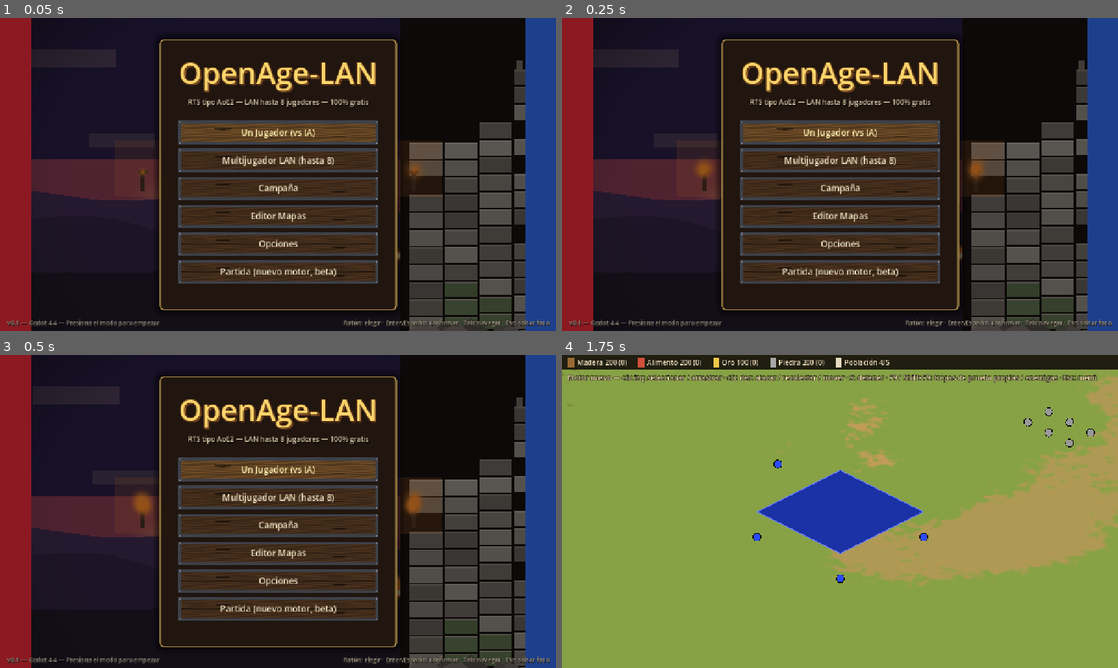
Above: before the commit, frames 1-4 (two rows, left to right).
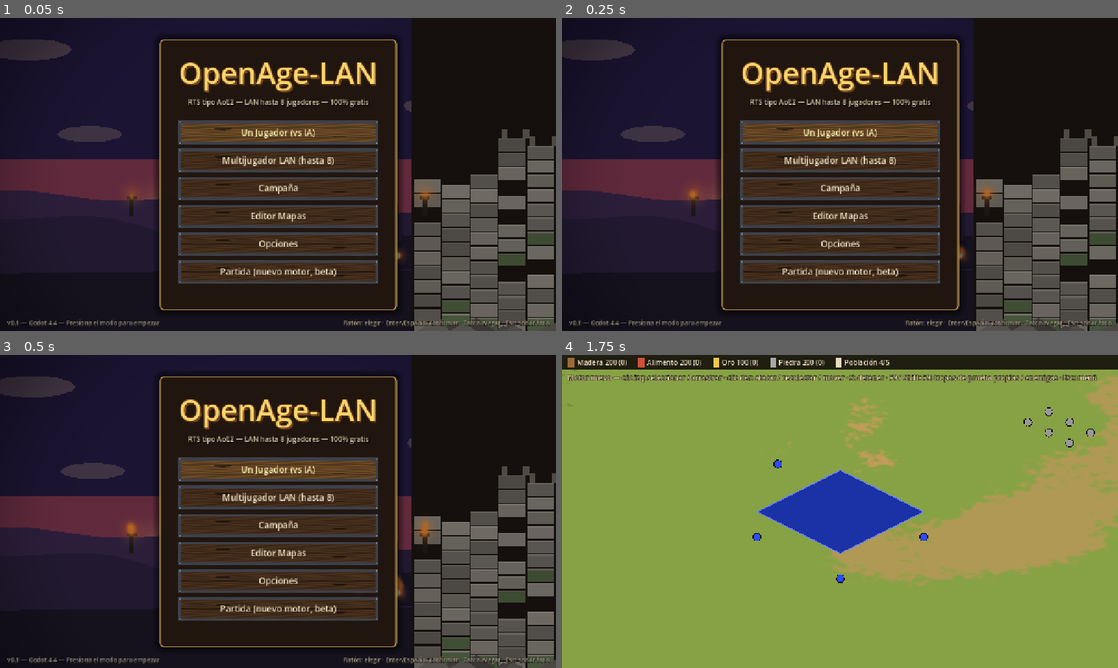
Above: after the commit, the same moments.

Repository: FelipeDiazAimar/OpenAge2
Game: Godot game, scene res://ui/menus/MainMenu.tscn
Two runs of this game, one before a commit and one after it. Both use one fixed random seed, a clock stepped at 60 frames per second and the inputs below.
Inputs (mouse positions are in pixels of both pictures, inside the frame that each line leads up to):
- Up to frame 1 (0.05 s): no input
- Up to frame 2 (0.25 s): no input
- Up to frame 3 (0.5 s): no input
- Up to frame 4 (1.75 s): click "Partida (nuevo motor, beta)" at 0.5 s; tap Enter at 1.25 s; move the mouse to (962, 495) at 1.27 s; hold D from 1.28 s (still down); hold A (attack_move) from 1.28 s (still down); click (962, 495) at 1.42 s

The runs differ from the first frame. In frame 1, 22% of the frame differs, in the area x 0-100%, y 0-100%; in frame 2, 22%; in frame 3, 22%; in frame 4, nothing differs.

Commit message:
Menu refinado: sin pilares, nubes suaves, muro bajo calido, antorchas finas, titulo limpio

Diff:
--- a/ui/menus/MainMenu.gd
+++ b/ui/menus/MainMenu.gd
@@ -134,29 +134,50 @@
 	MenuStyle.aplicar_boton(btn)
 
 func _asegurar_estandartes() -> void:
-	# Tiñe los estandartes del TSCN o los crea si faltan.
-	var izq := get_node_or_null("LeftBanner") as ColorRect
-	var der := get_node_or_null("RightBanner") as ColorRect
-	if izq == null:
-		izq = MenuStyle.banner_carmesi(MenuStyle.CARMESI)
-		izq.name = "LeftBanner"
-		izq.set_anchors_preset(Control.PRESET_LEFT_WIDE)
-		izq.offset_right = 72.0
-		add_child(izq)
-		move_child(izq, 1)
+	# Estandartes heráldicos colgados (no pilares): paño oscuro arriba con
+	# dobladillo dorado. Sobrios para no competir con el panel central.
+	_hacer_estandarte("LeftBanner", true, Color(0.36, 0.07, 0.09))
+	_hacer_estandarte("RightBanner", false, Color(0.10, 0.15, 0.33))
+
+
+func _hacer_estandarte(nombre: String, izquierda: bool, color: Color) -> void:
+	# Reutiliza el nodo del TSCN si existe; si no, lo crea colgado arriba.
+	var viejo := get_node_or_null(nombre) as ColorRect
+	if viejo != null:
+		viejo.queue_free()
+	var paño := ColorRect.new()
+	paño.name = nombre
+	paño.color = color
+	paño.mouse_filter = Control.MOUSE_FILTER_IGNORE
+	if izquierda:
+		paño.set_anchors_preset(Control.PRESET_TOP_LEFT)
+		paño.offset_left = 26.0
+		paño.offset_right = 72.0
 	else:
-		izq.color = MenuStyle.CARMESI
-		izq.mouse_filter = Control.MOUSE_FILTER_IGNORE
-	if der == null:
-		der = MenuStyle.banner_carmesi(Color(0.12, 0.25, 0.55))
-		der.name = "RightBanner"
-		der.set_anchors_preset(Control.PRESET_RIGHT_WIDE)
-		der.offset_left = -72.0
-		add_child(der)
-		move_child(der, 2)
-	else:
-		der.color = Color(0.12, 0.25, 0.55)
-		der.mouse_filter = Control.MOUSE_FILTER_IGNORE
+		paño.set_anchors_preset(Control.PRESET_TOP_RIGHT)
+		paño.offset_left = -72.0
+		paño.offset_right = -26.0
+	paño.offset_top = 0.0
+	paño.anchor_bottom = 0.40
+	paño.offset_bottom = 0.0
+	add_child(paño)
+	move_child(paño, 1)
+	# Dobladillo dorado abajo + franja central oscura para dar forma.
+	var dob := ColorRect.new()
+	dob.color = Color(0.72, 0.58, 0.30)
+	dob.set_anchors_preset(Control.PRESET_BOTTOM_WIDE)
+	dob.offset_top = -12.0
+	dob.mouse_filter = Control.MOUSE_FILTER_IGNORE
+	paño.add_child(dob)
+	var faja := ColorRect.new()
+	faja.color = Color(0, 0, 0, 0.25)
+	faja.anchor_left = 0.5
+	faja.anchor_right = 0.5
+	faja.offset_left = -7.0
+	faja.offset_right = 7.0
+	faja.anchor_bottom = 1.0
+	faja.mouse_filter = Control.MOUSE_FILTER_IGNORE
+	paño.add_child(faja)
 
 func _asegurar_version_y_hints() -> void:
 	# Versión abajo a la izquierda, siempre visible.
--- a/ui/menus/MainMenu.tscn
+++ b/ui/menus/MainMenu.tscn
@@ -35,7 +35,7 @@
 anchor_bottom = 1.0
 grow_horizontal = 2
 grow_vertical = 2
-color = Color(0.05, 0.03, 0.02, 0.45)
+color = Color(0.05, 0.03, 0.02, 0.30)
 
 [node name="LeftBanner" type="ColorRect" parent="."]
 layout_mode = 1
@@ -85,9 +85,9 @@
 theme_override_colors/font_color = Color(1, 0.84, 0.42, 1)
 theme_override_colors/font_outline_color = Color(0.25, 0.12, 0.05, 1)
 theme_override_colors/font_shadow_color = Color(0, 0, 0, 0.9)
-theme_override_constants/outline_size = 8
-theme_override_constants/shadow_offset_x = 3
-theme_override_constants/shadow_offset_y = 3
+theme_override_constants/outline_size = 4
+theme_override_constants/shadow_offset_x = 2
+theme_override_constants/shadow_offset_y = 2
 theme_override_font_sizes/font_size = 68
 text = "OpenAge-LAN"
 horizontal_alignment = 1
--- a/ui/menus/MenuBackdrop.gd
+++ b/ui/menus/MenuBackdrop.gd
@@ -44,13 +44,14 @@
 var _alto := 720.0
 # Muralla en ruinas al frente (se reconstruye con el tamaño en _layout).
 var _ruina: Node2D
-var _halo_muro_izq: ColorRect
-var _halo_muro_der: ColorRect
+var _halo_muro_izq: TextureRect
+var _halo_muro_der: TextureRect
 # Bases para el parallax (se recolocan con el tamaño en _layout).
 var _lejos_base := Vector2.ZERO
 var _medias_base := Vector2.ZERO
-var _nubes: Array[ColorRect] = []
+var _nubes: Array[Node2D] = []
 var _nube_vel: Array[float] = []
+var _nube_ancho: Array[float] = []
 # Bandada ocasional: cruza el cielo en formación de V y se esconde.
 var _bandada_activa := false
 var _bandada_t := 3.0
@@ -61,13 +62,21 @@
 
 
 func _ready() -> void:
-	# Recoge nubes y aves hijas para animarlas por código.
+	# Las nubes del TSCN son cajas: se ocultan y se reemplazan por elipses
+	# suaves del mismo tamaño y color para que no se vean recortes.
 	for c in _nubes_nodo.get_children():
 		var r := c as ColorRect
-		if r != null:
-			_nubes.append(r)
-			# Las nubes grandes van "delante": derivan más deprisa.
-			_nube_vel.append(9.0 + r.size.x * 0.05)
+		if r == null:
+			continue
+		var el := Polygon2D.new()
+		el.polygon = _elipse(Vector2.ZERO, r.size.x * 0.5, r.size.y * 0.62, 14)
+		el.color = Color(r.color.r, r.color.g, r.color.b, minf(1.0, r.color.a * 1.6))
+		el.position = r.position + r.size * 0.5
+		_nubes_nodo.add_child(el)
+		_nubes.append(el)
+		_nube_ancho.append(r.size.x)
+		_nube_vel.append(9.0 + r.size.x * 0.05)
+		r.visible = false
 	for b in _pajaros_nodo.get_children():
 		var l := b as Line2D
 		if l != null:
@@ -119,7 +128,7 @@
 	_castillo.scale = Vector2(k, k)
 	# Nubes repartidas por el cielo (conservan su tamaño de la escena).
 	for i in _nubes.size():
-		var n: ColorRect = _nubes[i]
+		var n: Node2D = _nubes[i]
 		n.position = Vector2(fmod(float(i) * 0.37 + 0.05, 1.0) * w, h * (0.10 + 0.09 * float(i)))
 	# La bandada usa los bordes actuales; empieza oculta.
 	if not _bandada_activa:
@@ -134,10 +143,10 @@
 	_medias.position.x = _medias_base.x + sin(_t * 0.08 + 1.7) * 22.0
 	# Nubes a la deriva; al salir por la derecha reentran por la izquierda.
 	for i in _nubes.size():
-		var n: ColorRect = _nubes[i]
+		var n: Node2D = _nubes[i]
 		n.position.x += _nube_vel[i] * delta
-		if n.position.x > _ancho + 60.0:
-			n.position.x = -n.size.x - 60.0
+		if n.position.x - _nube_ancho[i] * 0.5 > _ancho + 60.0:
+			n.position.x = -_nube_ancho[i] * 0.5 - 60.0
 			n.position.y = _alto * randf_range(0.08, 0.42)
 	_actualizar_pajaros(delta)
 	# Banderas ondeando desde el mástil (su origen está en el borde del palo).
@@ -147,9 +156,9 @@
 	_halo_izq.modulate.a = 0.70 + 0.30 * (0.5 + 0.5 * sin(_t * 11.0) * sin(_t * 5.3 + 0.7))
 	_halo_der.modulate.a = 0.70 + 0.30 * (0.5 + 0.5 * sin(_t * 12.3 + 2.0) * sin(_t * 4.7 + 1.1))
 	if is_instance_valid(_halo_muro_izq):
-		_halo_muro_izq.modulate.a = 0.65 + 0.35 * (0.5 + 0.5 * sin(_t * 10.2 + 4.0) * sin(_t * 6.1 + 1.9))
+		_halo_muro_izq.modulate.a = 0.38 + 0.22 * (0.5 + 0.5 * sin(_t * 10.2 + 4.0) * sin(_t * 6.1 + 1.9))
 	if is_instance_valid(_halo_muro_der):
-		_halo_muro_der.modulate.a = 0.65 + 0.35 * (0.5 + 0.5 * sin(_t * 9.4 + 0.6) * sin(_t * 5.8 + 3.1))
+		_halo_muro_der.modulate.a = 0.38 + 0.22 * (0.5 + 0.5 * sin(_t * 9.4 + 0.6) * sin(_t * 5.8 + 3.1))
 
 
 func _actualizar_pajaros(delta: float) -> void:
@@ -186,6 +195,15 @@
 	])
 
 
+func _elipse(centro: Vector2, rx: float, ry: float, puntos: int) -> PackedVector2Array:
+	# Elipse rellena para nubes suaves (sin esquinas).
+	var pts := PackedVector2Array()
+	for i in puntos:
+		var a := TAU * float(i) / float(puntos)
+		pts.append(centro + Vector2(cos(a) * rx, sin(a) * ry))
+	return pts
+
+
 func _colina(amp1: float, amp2: float, fase: float) -> PackedVector2Array:
 	# Perfil ondulado entre X0_COLINA y X1_COLINA, cerrado por abajo.
 	var pts := PackedVector2Array()
@@ -267,11 +285,11 @@
 	var h := _alto
 	if w < 10.0 or h < 10.0:
 		return
-	var abertura := minf(640.0, w * 0.44)
+	var abertura := minf(720.0, w * 0.48)
 	_lado_ruina((w - abertura) * 0.5, 0.0, h, -1)
 	_lado_ruina((w + abertura) * 0.5, w, h, 1)
-	_antorcha_muro((w - abertura) * 0.5 - 30.0, h * 0.50, true)
-	_antorcha_muro((w + abertura) * 0.5 + 30.0, h * 0.50, false)
+	_antorcha_muro((w - abertura) * 0.5 - 30.0, h * 0.58, true)
+	_antorcha_muro((w + abertura) * 0.5 + 30.0, h * 0.58, false)
 
 
 func _azar(ix: int, iy: int, semilla: int) -> float:
@@ -285,28 +303,29 @@
 	if x1 - x0 < 40.0:
 		return
 	var semilla := 11 if lado < 0 else 77
-	# Silueta oscura detrás (se ve por los huecos y el mortero).
-	_cuad(_ruina, Rect2(x0, 0.0, x1 - x0, h), Color(0.05, 0.04, 0.04))
-	var lad := 76.0
-	var alt := 36.0
-	var sep := 4.0
+	# Silueta marrón oscura detrás (se ve por los huecos y el mortero).
+	_cuad(_ruina, Rect2(x0, 0.0, x1 - x0, h), Color(0.10, 0.08, 0.07))
+	var lad := 62.0
+	var alt := 30.0
+	var sep := 3.0
 	var ncol := maxi(1, int((x1 - x0) / (lad + sep)))
 	var ancho_real: float = ncol * lad + (ncol - 1) * sep
 	var ox: float = x0 + ((x1 - x0) - ancho_real) * 0.5
 	for col in ncol:
-		# Borde superior roto: más alto hacia fuera, desmoronado al centro.
+		# Borde superior roto: bajo al centro para dejar ver el cielo,
+		# más alto hacia fuera. Nunca tapa el cielo por completo.
 		var borde: float = float(col) / float(maxi(1, ncol - 1)) # 0 dentro, 1 fuera
 		if lado > 0:
 			borde = 1.0 - borde
-		var cima: float = h * 0.16 + borde * h * 0.22 + _azar(col, 3, semilla) * h * 0.10
+		var cima: float = h * 0.34 + borde * h * 0.16 + _azar(col, 3, semilla) * h * 0.08
 		var y := cima
 		var fila := 0
 		while y < h:
 			var izq: float = ox + float(col) * (lad + sep)
 			var r := _azar(col, fila, semilla)
 			if r >= 0.055:
-				var g := 0.36 + 0.24 * _azar(col + 40, fila, semilla)
-				var col_lad := Color(g, g * 0.98, g * 0.94)
+				var g := 0.40 + 0.20 * _azar(col + 40, fila, semilla)
+				var col_lad := Color(g, g * 0.97, g * 0.92)
 				# Musgo en la parte baja húmeda.
 				if y > h * 0.68 and _azar(col, fila + 90, semilla) < 0.30:
 					col_lad = col_lad.lerp(Color(0.25, 0.42, 0.20), 0.55)
@@ -317,8 +336,8 @@
 			y += alt + sep
 			fila += 1
 		# Merlones donde el tramo aguanta en pie.
-		if cima < h * 0.30:
-			var nmer := 2 + int(_azar(col, 7, semilla) * 2.0)
+		if cima < h * 0.48:
+			var nmer := 1 + int(_azar(col, 7, semilla) * 2.0)
 			for m in nmer:
 				var mx: float = ox + float(col) * (lad + sep) + 6.0 + float(m) * ((lad - 12.0) / float(maxi(1, nmer - 1)) if nmer > 1 else 0.0)
 				_cuad(_ruina, Rect2(mx, cima - 22.0, 14.0, 22.0), Color(0.42, 0.40, 0.37))
@@ -348,25 +367,30 @@
 	# Soporte de hierro + llama de partículas + halo. Solo cliente.
 	_cuad(_ruina, Rect2(x - 5.0, y - 6.0, 10.0, 44.0), Color(0.12, 0.11, 0.12))
 	_cuad(_ruina, Rect2(x - 12.0, y - 10.0, 24.0, 8.0), Color(0.16, 0.15, 0.16))
-	var halo := ColorRect.new()
-	halo.color = Color(1.0, 0.55, 0.18, 0.22)
-	halo.size = Vector2(130.0, 130.0)
-	halo.position = Vector2(x - 65.0, y - 80.0)
+	# Halo radial (textura con caída, no rectángulo plano).
+	var halo := TextureRect.new()
+	halo.texture = _textura_disco()
+	halo.expand_mode = TextureRect.EXPAND_IGNORE_SIZE
+	halo.stretch_mode = TextureRect.STRETCH_KEEP_ASPECT_CENTERED
+	halo.custom_minimum_size = Vector2(96.0, 96.0)
+	halo.size = Vector2(96.0, 96.0)
+	halo.position = Vector2(x - 48.0, y - 62.0)
+	halo.modulate = Color(1.0, 0.55, 0.18, 0.55)
 	halo.mouse_filter = Control.MOUSE_FILTER_IGNORE
 	_ruina.add_child(halo)
 	var fuego := CPUParticles2D.new()
-	fuego.amount = 14
+	fuego.amount = 9
 	fuego.lifetime = 0.8
 	fuego.explosiveness = 0.0
 	fuego.emission_shape = CPUParticles2D.EMISSION_SHAPE_SPHERE
-	fuego.emission_sphere_radius = 5.0
+	fuego.emission_sphere_radius = 3.5
 	fuego.direction = Vector2(0.0, -1.0)
-	fuego.spread = 16.0
+	fuego.spread = 10.0
 	fuego.gravity = Vector2(0.0, -36.0)
 	fuego.initial_velocity_min = 22.0
-	fuego.initial_velocity_max = 44.0
-	fuego.scale_amount_min = 2.0
-	fuego.scale_amount_max = 4.5
+	fuego.initial_velocity_max = 40.0
+	fuego.scale_amount_min = 1.2
+	fuego.scale_amount_max = 2.4
 	fuego.color = Color(1.0, 0.55, 0.16)
 	fuego.texture = _textura_disco()
 	fuego.position = Vector2(x, y - 8.0)
